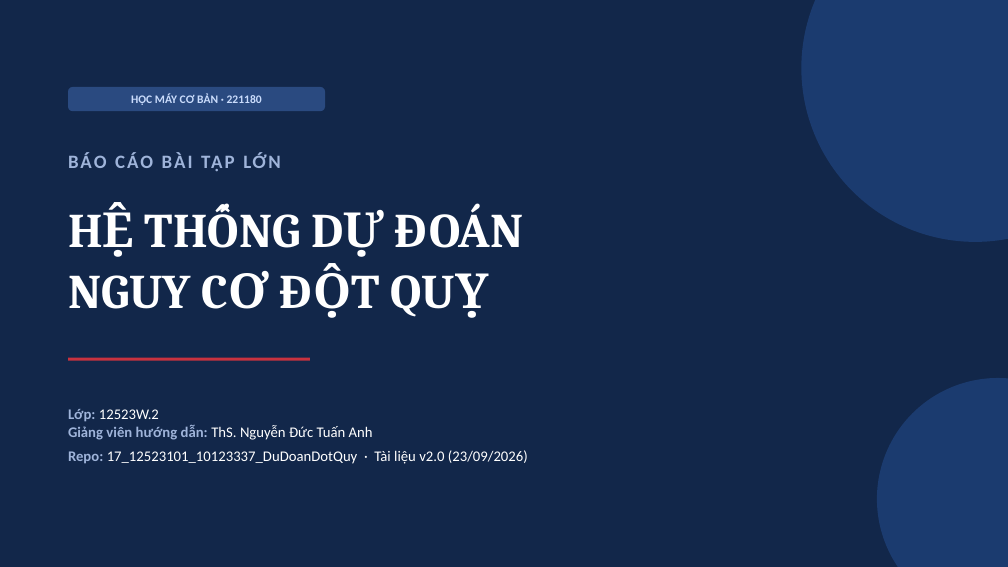
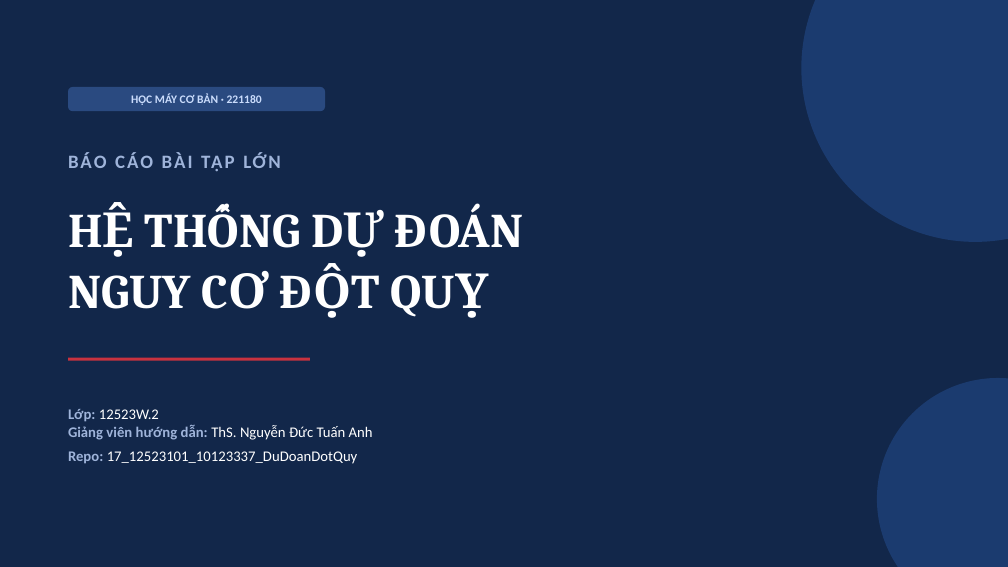
Before and after one commit to PhongNguyen2403/17_12523101_10123337_DuDoanDotQuy, a slide deck: slide 1 of docs/slide.pptx. Drawn at 1008x567 pixels with LibreOffice and Linux fonts; fonts in the diff are those of the drawing. Boxes give left, top, right and bottom in pixels: in the first picture for what was removed or moved away, otherwise in the second. Text is boxed around its words. In the diff, an @@ line names an element or a change of style, - is before the commit and + after.

Commit message:
Update slide

```diff
--- a/docs/slide.pptx
+++ b/docs/slide.pptx
@@ text at (x1=68, y1=409, x2=373, y2=464): text changed @@
-Lớp: 12523W.2
-Giảng viên hướng dẫn: ThS. Nguyễn Đức Tuấn Anh
-Repo: 17_12523101_10123337_DuDoanDotQuy · Tài liệu v2.0 (23/09/2026)
+Lớp: 12523W.2
+Giảng viên hướng dẫn: ThS. Nguyễn Đức Tuấn Anh
+Repo: 17_12523101_10123337_DuDoanDotQuy
```
Also in this commit, not shown: 1 other file.
